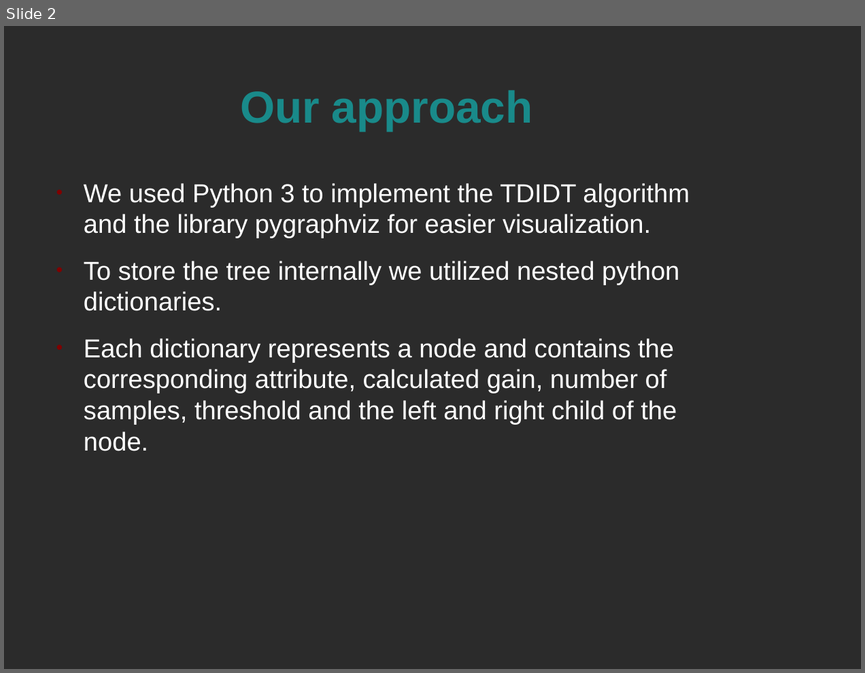
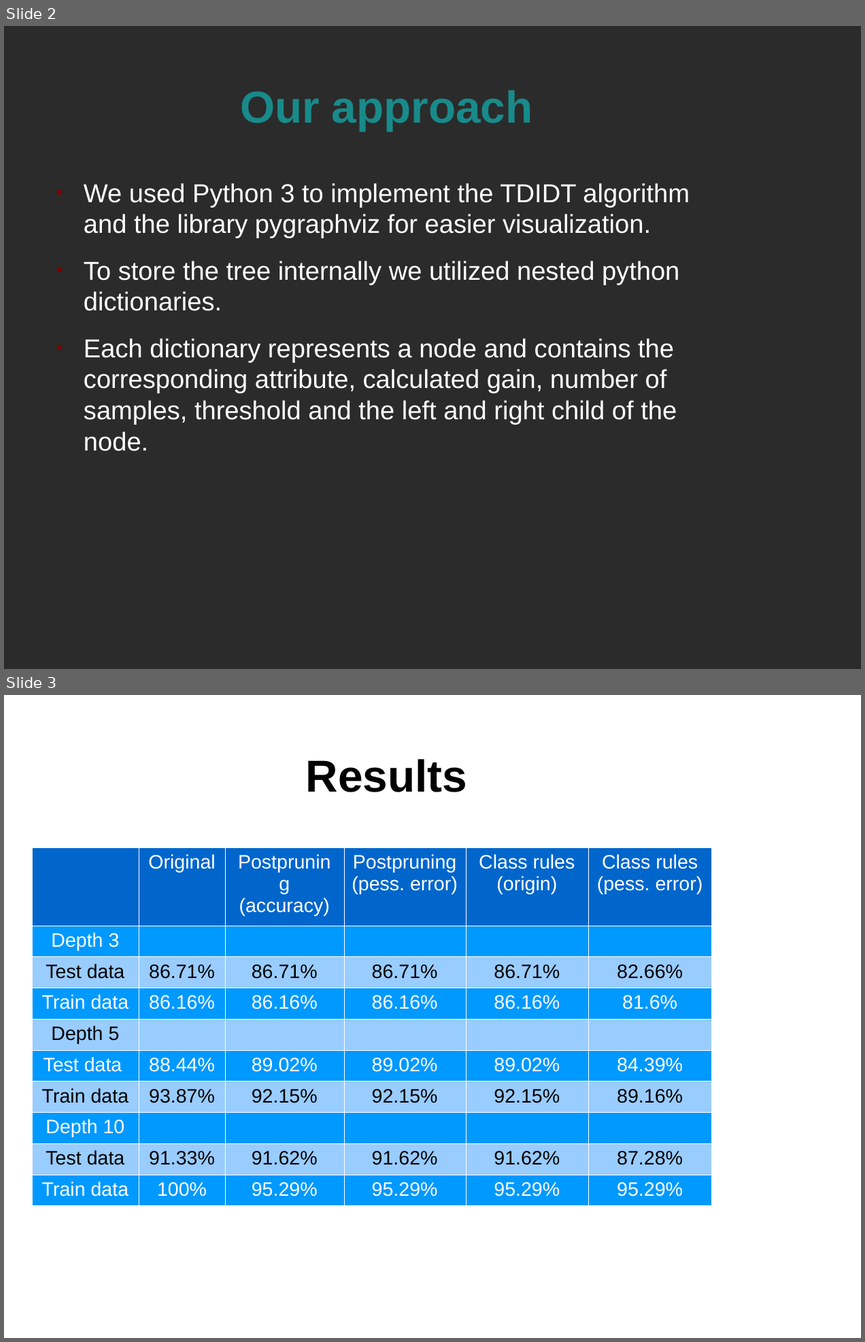
Before and after one commit to Silberschleier/ilas-ml-exercises, a slide deck: sheet02/results/Presentation_exercise_5.odp. Shown one above the other, each under a label of ours: slide 2 before the commit, slides 2 and 3 after it. The pictures are 865x673 and 865x1342 pixels, drawn with LibreOffice and Linux fonts; fonts in the diff are those of the drawing; background and template pictures are left out; a plain dark background stands for a picture behind light text. Boxes give left, top, right and bottom in pixels: in the first picture for what was removed or moved away, otherwise in the second. Text is boxed around its words. In the diff, an @@ line names an element or a change of style, - is before the commit and + after.

Commit message:
presentation of results added

```diff
--- a/sheet02/results/Presentation_exercise_5.odp
+++ b/sheet02/results/Presentation_exercise_5.odp
@@ slide 3 added at bbox=[4, 695, 861, 1338], background picture (left out) @@
@@ title added at bbox=[306, 759, 467, 792], 41.4 pt, text #000000, bold @@
+Results
@@ table added at bbox=[32, 847, 713, 1199], 10 rows, 6 columns @@
+ | Original | Postpruning (accuracy) | Postpruning / (pess. error) | Class rules (origin) | Class rules (pess. error)
+Depth 3 |  |  |  |  | 
+Test data | 86.71% | 86.71% | 86.71% | 86.71% | 82.66%
+Train data | 86.16% | 86.16% | 86.16% | 86.16% | 81.6%
+Depth 5 |  |  |  |  | 
+Test data | 88.44% | 89.02% | 89.02% | 89.02% | 84.39%
+Train data | 93.87% | 92.15% | 92.15% | 92.15% | 89.16%
+Depth 10 |  |  |  |  | 
+Test data | 91.33% | 91.62% | 91.62% | 91.62% | 87.28%
+Train data | 100% | 95.29% | 95.29% | 95.29% | 95.29%
```
Also in this commit, not shown: 3 slides changed, 4 other slides added, 2 slides removed, 2 other files.
